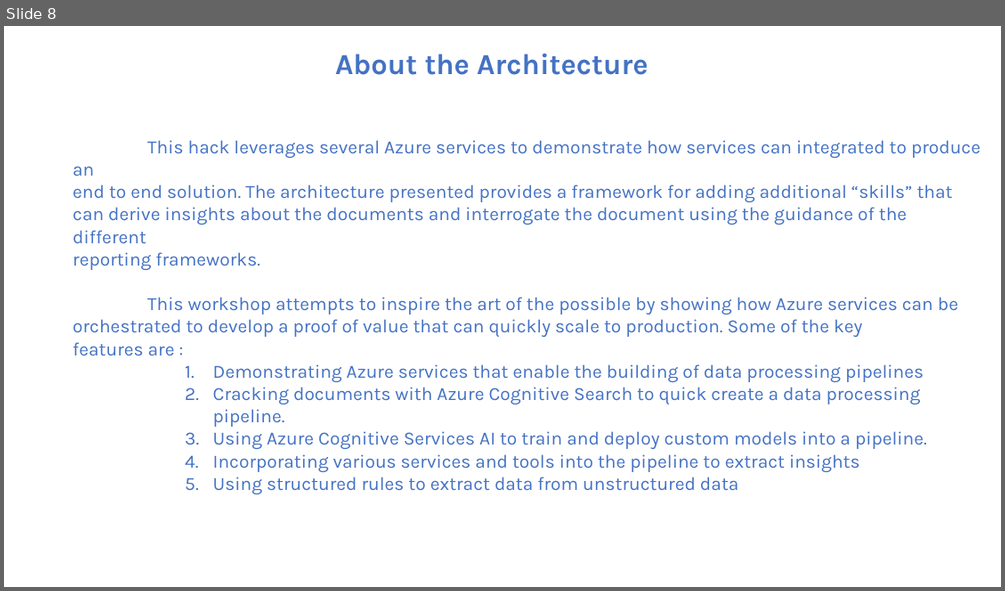
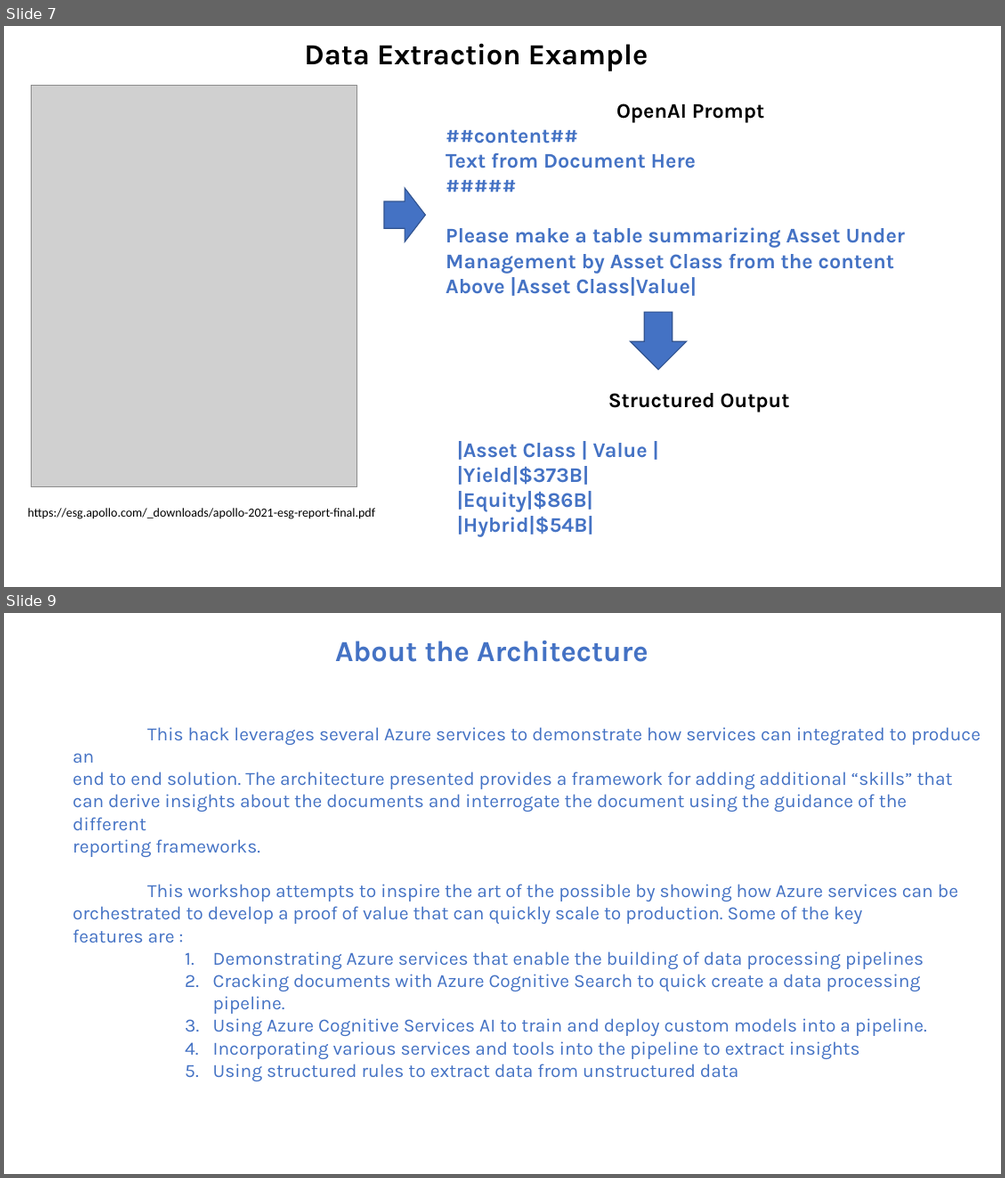
Before and after one commit to appliedcognetics/esgWorkshop, a slide deck: src/workshop/documents/presentation.pptx. Shown one above the other, each under a label of ours: slide 8 before the commit, slides 7 and 9 after it; the slides between them are not shown. The pictures are 1005x591 and 1005x1178 pixels, drawn with LibreOffice and Linux fonts; fonts in the diff are those of the drawing; grey boxes stand for pictures. Boxes give left, top, right and bottom in pixels: in the first picture for what was removed or moved away, otherwise in the second. Text is boxed around its words. In the diff, an @@ line names an element or a change of style, - is before the commit and + after.

```diff
--- a/src/workshop/documents/presentation.pptx
+++ b/src/workshop/documents/presentation.pptx
@@ slide 7 added at <box>4,26,1001,587</box>, background #FFFFFF @@
@@ title added at <box>304,43,647,71</box>, 28 pt, text #000000, bold @@
+Data Extraction Example
@@ picture added at <box>32,85,357,487</box> @@
@@ text added at <box>445,103,906,296</box>, 20 pt, text #4472C4, bold @@
+OpenAI Prompt
+##content##
+Text from Document Here
+#####
+Please make a table summarizing Asset Under Management by Asset Class from the content Above |Asset Class|Value|
@@ right arrow added at <box>384,188,425,242</box>, fill #4472C4, outline #325491 1 pt @@
@@ right arrow added at <box>630,312,686,370</box>, fill #4472C4, outline #325491 1 pt @@
@@ text added at <box>457,393,790,536</box>, 20 pt, text #4472C4, bold @@
+Structured Output
+|Asset Class | Value |
+|Yield|$373B|
+|Equity|$86B|
+|Hybrid|$54B|
@@ text added at <box>28,507,375,519</box>, 12 pt, text #000000 @@
+https://esg.apollo.com/_downloads/apollo-2021-esg-report-final.pdf
@@ what was slide 8 is now slide 9 @@
```
Also in this commit, not shown: 1 slide changed, 3 other slides added, 2 slides removed.
